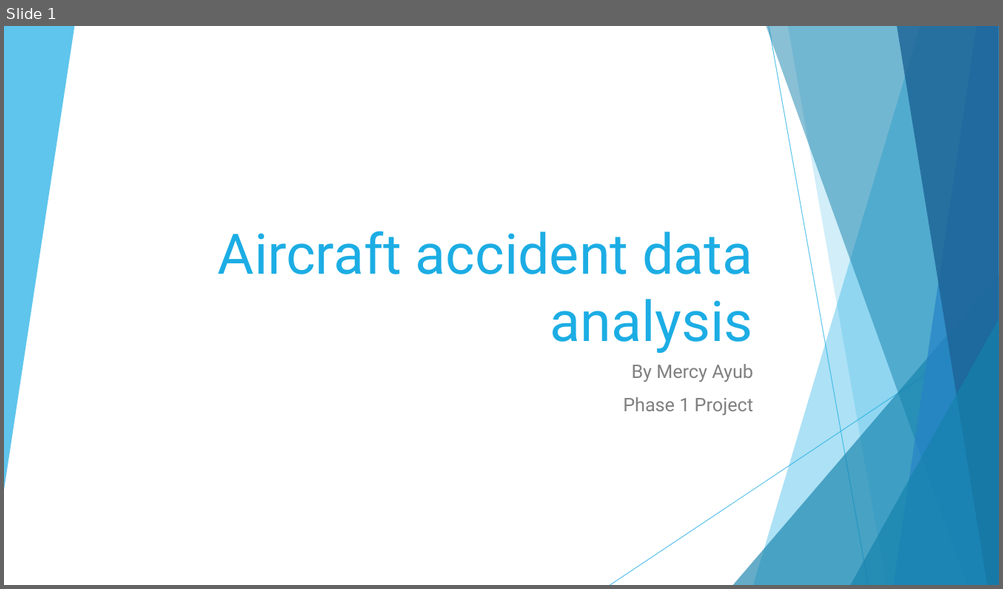
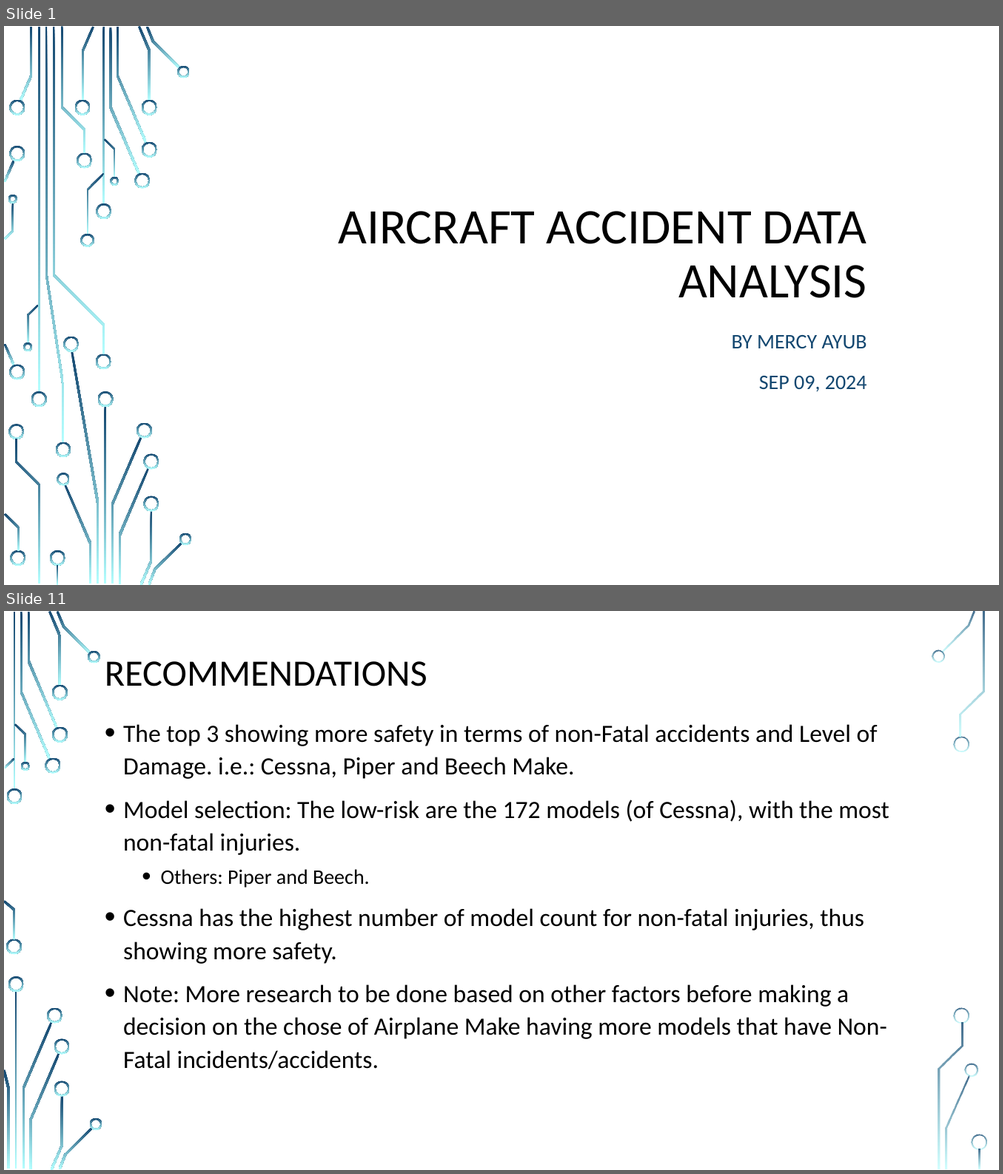
Before and after one commit to mercy-gh/Phase1Project, a slide deck: presentation.pptx. Shown one above the other, each under a label of ours: slide 1 before the commit, slides 1 and 11 after it; the slides between them are not shown. The pictures are 1003x589 and 1003x1174 pixels, drawn with LibreOffice and Linux fonts; fonts in the diff are those of the drawing; background and template pictures are left out. Boxes give left, top, right and bottom in pixels: in the first picture for what was removed or moved away, otherwise in the second. Text is boxed around its words. In the diff, an @@ line names an element or a change of style, - is before the commit and + after.

```diff
--- a/presentation.pptx
+++ b/presentation.pptx
@@ slide 11 added at bbox=[4, 611, 999, 1170], background picture (left out) @@
@@ title added at bbox=[105, 661, 427, 686], 36 pt, text #000000 @@
+RECOMMENDATIONS
@@ text added at bbox=[123, 724, 889, 1070], 24 pt, text #000000 @@
+• The top 3 showing more safety in terms of non-Fatal accidents and Level of Damage. i.e.: Cessna, Piper and Beech Make.
+• Model selection: The low-risk are the 172 models (of Cessna), with the most non-fatal injuries.
+  • Others: Piper and Beech.
+• Cessna has the highest number of model count for non-fatal injuries, thus showing more safety.
+• Note: More research to be done based on other factors before making a decision on the chose of Airplane Make having more models that have Non-Fatal incidents/accidents.
@@ group added at bbox=[4, 611, 987, 1170]: 33 freeform shapes, 3 rectangles @@
@@ slide 1 changed as well @@
@@ freeform shape: place and size @@
-freeform shape at bbox=[4, 26, 74, 490]
+freeform shape at bbox=[45, 27, 65, 443]
@@ freeform shape at bbox=[45, 27, 65, 443]: fill #1CADE4 at 70% opacity to gradient #134770 to #B4FFFF @@
@@ title at bbox=[338, 211, 867, 298]: text changed; size 54 to 48 pt; font Roboto to Calibri; text colour #1CADE4 to #000000 @@
-Aircraft accident data analysis
+AIRCRAFT ACCIDENT DATA ANALYSIS
@@ subtitle at bbox=[731, 335, 867, 392]: text changed; size 18 to 20 pt; font Roboto to Calibri; text colour #808080 to #134770 @@
-By Mercy Ayub
-Phase 1 Project
+BY MERCY AYUB
+SEP 09, 2024
@@ group removed at bbox=[610, 26, 999, 585]: 5 freeform shapes, 2 lines, 2 triangles @@
@@ group added at bbox=[4, 26, 192, 585]: 49 freeform shapes, 4 rectangles @@
```
Also in this commit, not shown: 2 other slides changed, 8 other slides added, 8 slides removed, 5 other files.
